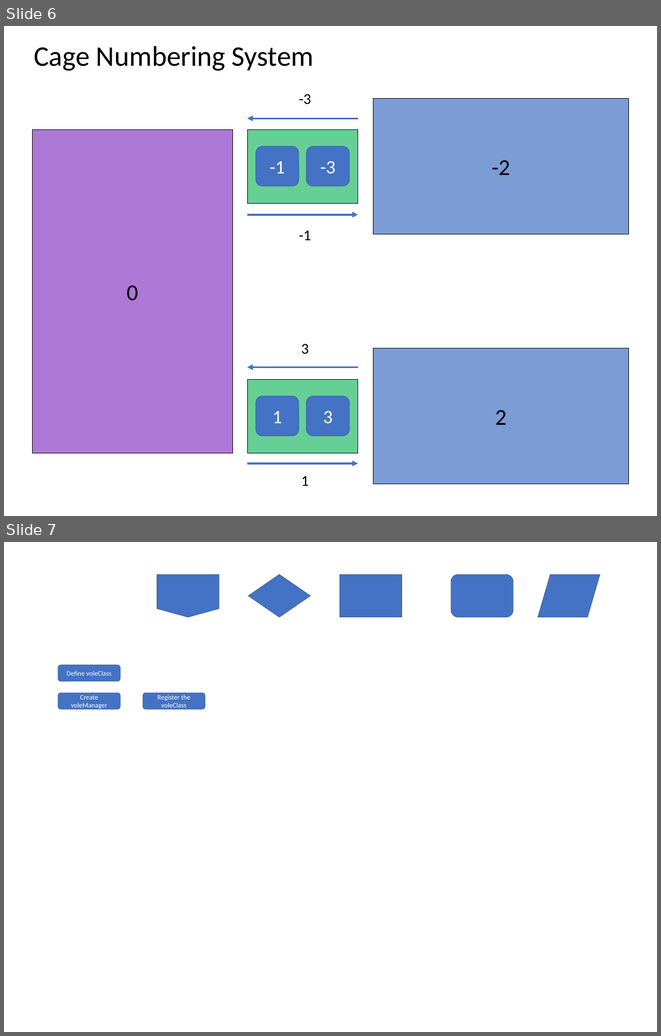
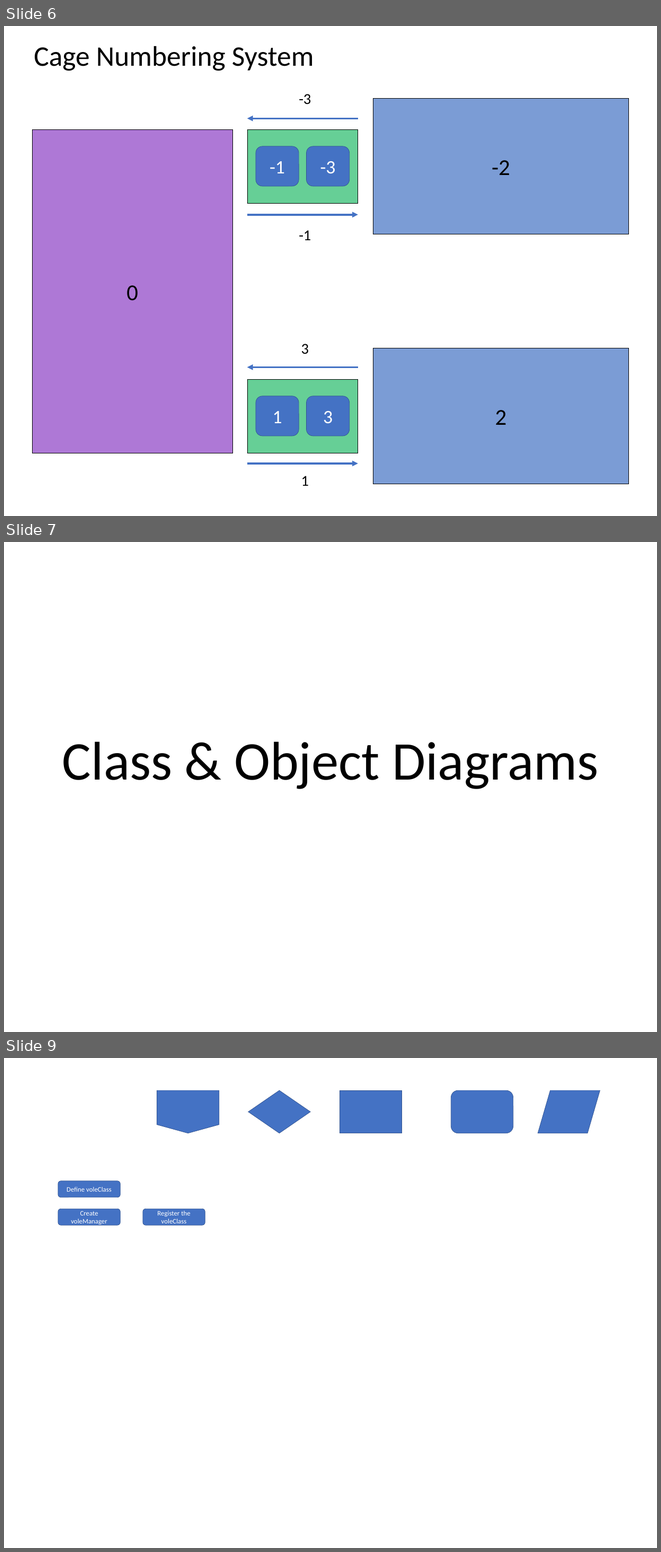
Before and after one commit to donaldsonlab/Home_Cage, a slide deck: Software/Software System Architecture.pptx. Shown one above the other, each under a label of ours: slides 6 and 7 before the commit, slides 6, 7 and 9 after it; the slides between them are not shown. The pictures are 661x1036 and 661x1552 pixels, drawn with LibreOffice and Linux fonts; fonts in the diff are those of the drawing. Boxes give left, top, right and bottom in pixels: in the first picture for what was removed or moved away, otherwise in the second. Text is boxed around its words. In the diff, an @@ line names an element or a change of style, - is before the commit and + after.

```diff
--- a/Software/Software System Architecture.pptx
+++ b/Software/Software System Architecture.pptx
@@ slide 7 added at (x1=4, y1=542, x2=657, y2=1032), background #FFFFFF @@
@@ title added at (x1=62, y1=741, x2=598, y2=789), 144 pt, text #000000 @@
+Class & Object Diagrams
@@ what was slide 7 is now slide 9 @@
```
Also in this commit, not shown: 2 slides changed, 1 other slide added, 4 other files.
